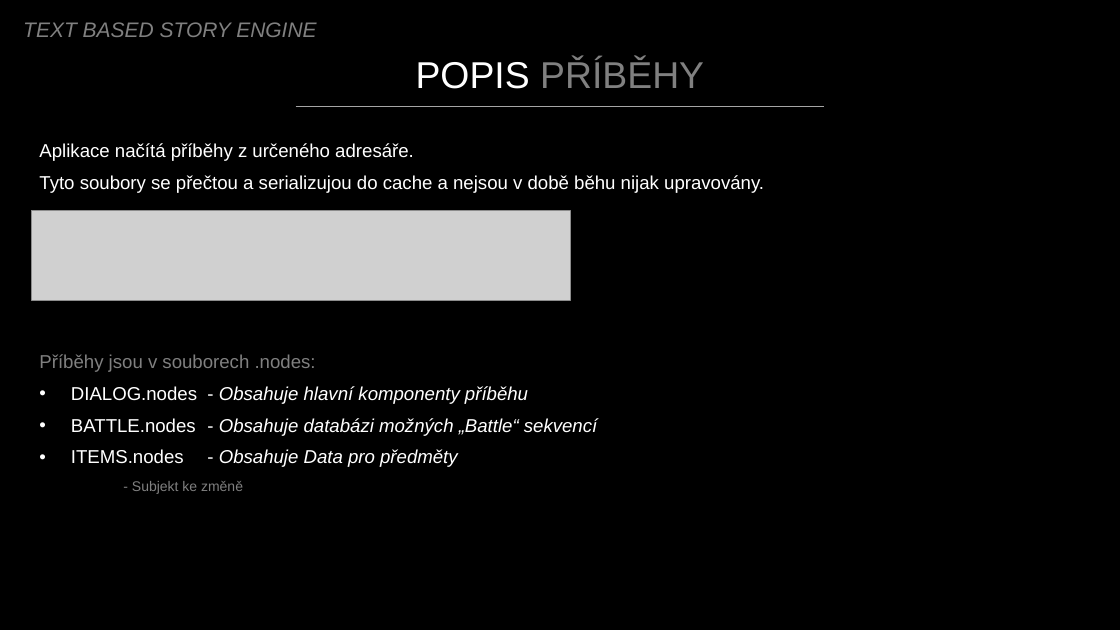
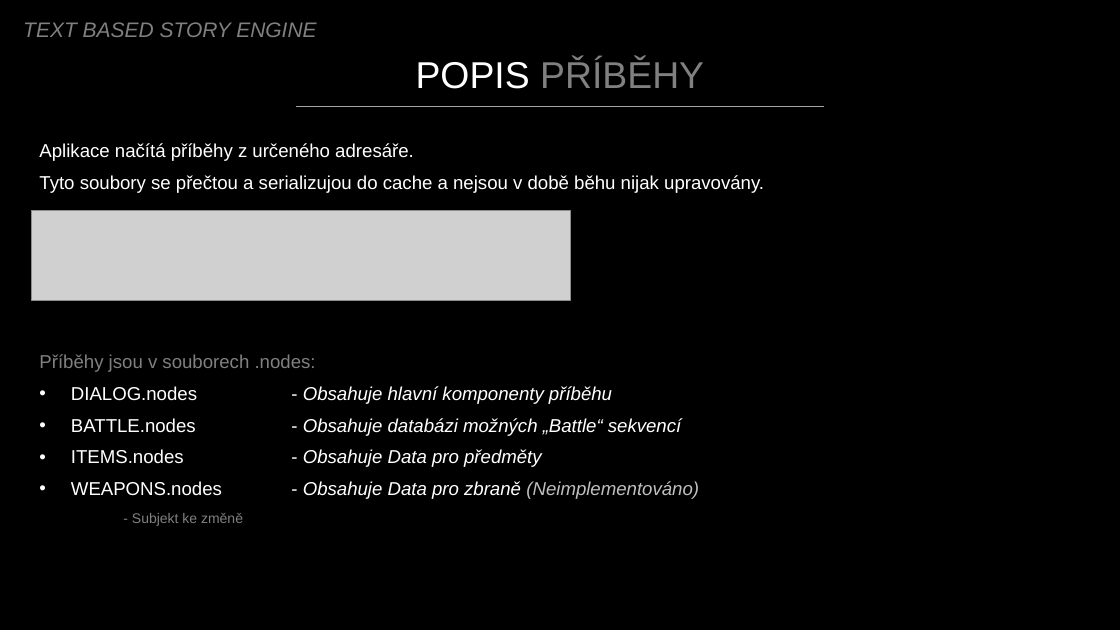
Before and after one commit to GasimoCodes/Text-Adventure, a slide deck: slide 4 of Text Based Engine.pptx. Drawn at 1120x630 pixels with LibreOffice and Linux fonts; fonts in the diff are those of the drawing; grey boxes stand for pictures. Boxes give left, top, right and bottom in pixels: in the first picture for what was removed or moved away, otherwise in the second. Text is boxed around its words. In the diff, an @@ line names an element or a change of style, - is before the commit and + after.

```diff
--- a/Text Based Engine.pptx
+++ b/Text Based Engine.pptx
@@ text at [71, 481, 699, 499]: paragraph added @@
+• WEAPONS.nodes - Obsahuje Data pro zbraně (Neimplementováno)
```
Also in this commit, not shown: 2 other slides changed, 5 slides added, 5 other files.
